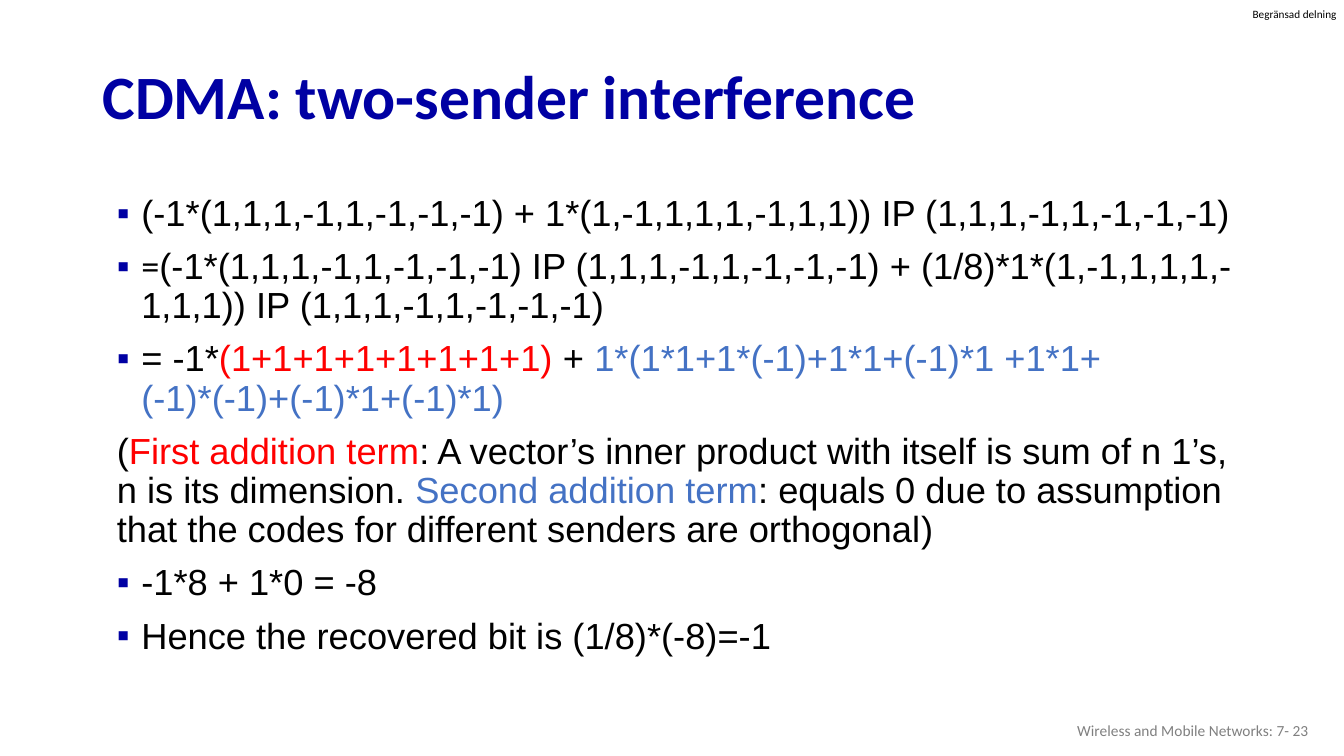
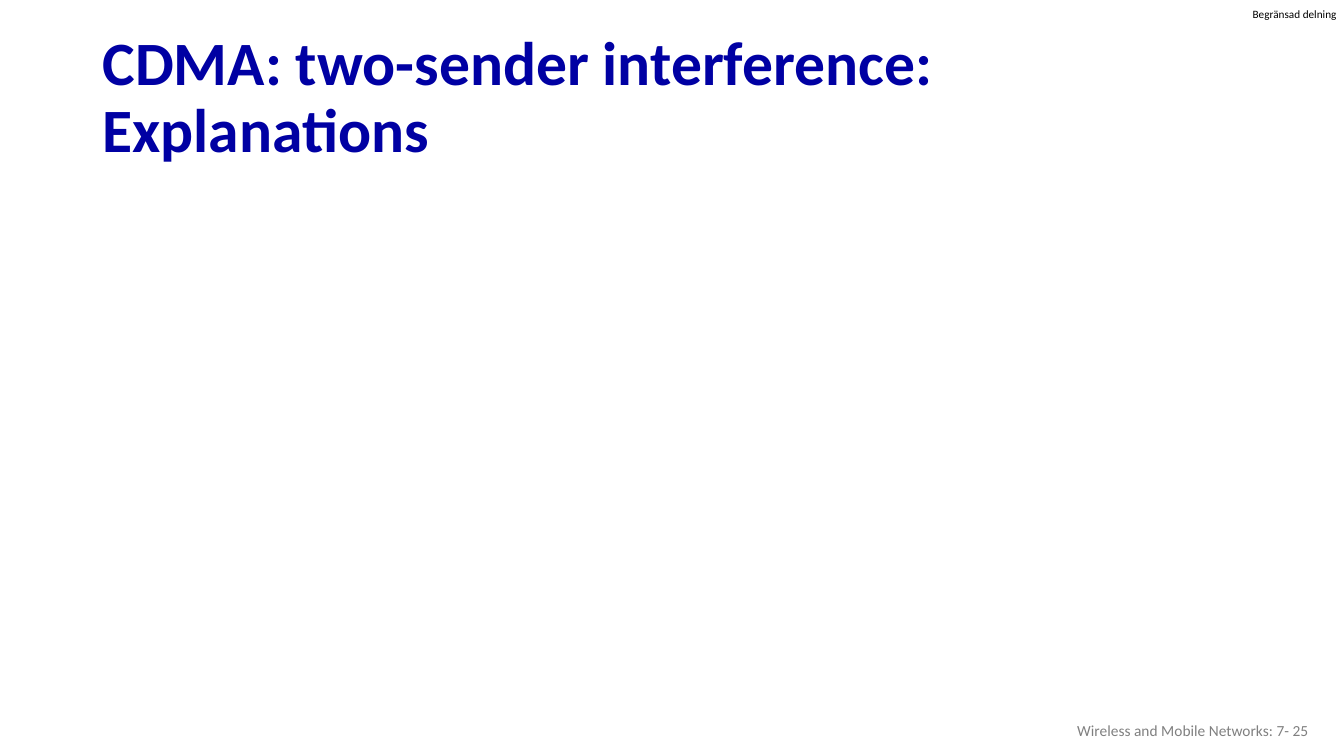
Before and after one commit to guhofstra/CSC175, a slide deck: slide 25 of PPTs/7.1 7.2 7.3 Wireless.pptx (slide 23 before the commit). Drawn at 1344x756 pixels with LibreOffice and Linux fonts; fonts in the diff are those of the drawing; grey boxes stand for pictures. Boxes give left, top, right and bottom in pixels: in the first picture for what was removed or moved away, otherwise in the second. Text is boxed around its words. In the diff, an @@ line names an element or a change of style, - is before the commit and + after.

```diff
--- a/PPTs/7.1 7.2 7.3 Wireless.pptx
+++ b/PPTs/7.1 7.2 7.3 Wireless.pptx
@@ title at (102,41,932,162): text changed @@
-CDMA: two-sender interference
+CDMA: two-sender interference: Explanations
@@ text removed at (117,199,1231,655) @@
-▪ (-1*(1,1,1,-1,1,-1,-1,-1) + 1*(1,-1,1,1,1,-1,1,1)) IP (1,1,1,-1,1,-1,-1,-1)
-▪ =(-1*(1,1,1,-1,1,-1,-1,-1) IP (1,1,1,-1,1,-1,-1,-1) + (1/8)*1*(1,-1,1,1,1,-1,1,1)) IP (1,1,1,-1,1,-1,-1,-1)
-▪ = -1*(1+1+1+1+1+1+1+1) + 1*(1*1+1*(-1)+1*1+(-1)*1 +1*1+(-1)*(-1)+(-1)*1+(-1)*1)
-(First addition term: A vector’s inner product with itself is sum of n 1’s, n is its dimension. Second addition term: equals 0 due to assumption that the codes for different senders are orthogonal)
-▪ -1*8 + 1*0 = -8
-▪ Hence the recovered bit is (1/8)*(-8)=-1
@@ text at (1077,725,1309,736): text changed @@
-Wireless and Mobile Networks: 7- 23
+Wireless and Mobile Networks: 7- 25
```
Also in this commit, not shown: 6 other slides changed, 5 slides added, 3 slides removed, 20 other files.
